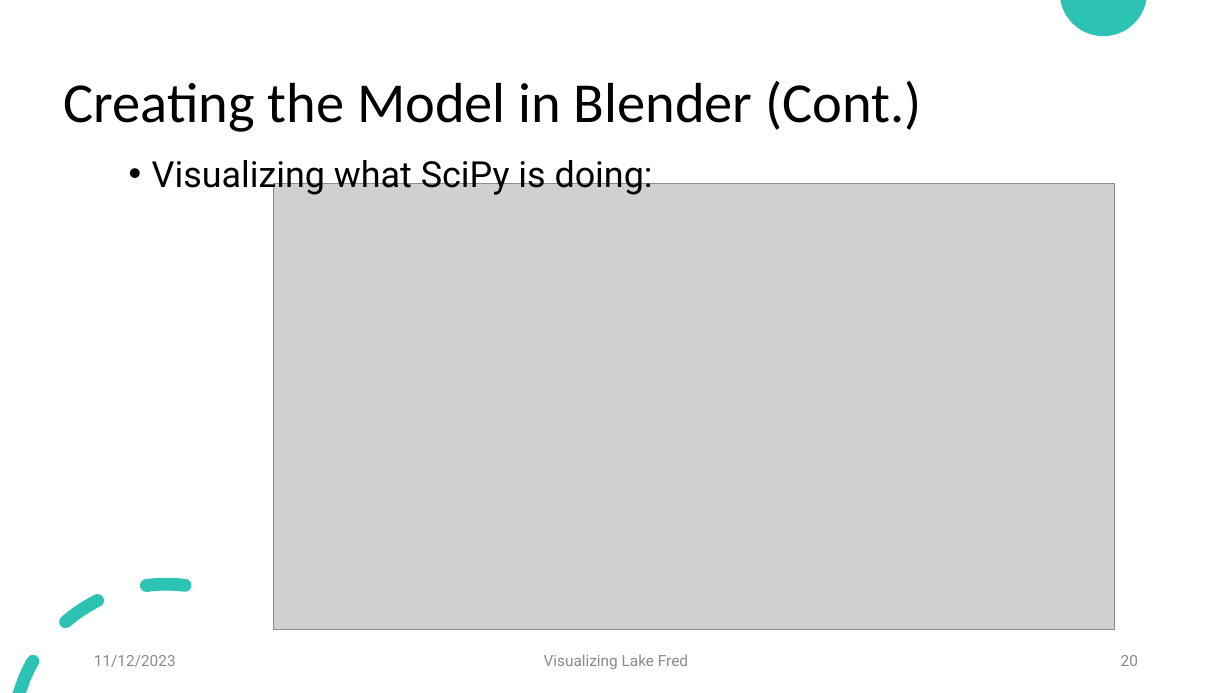
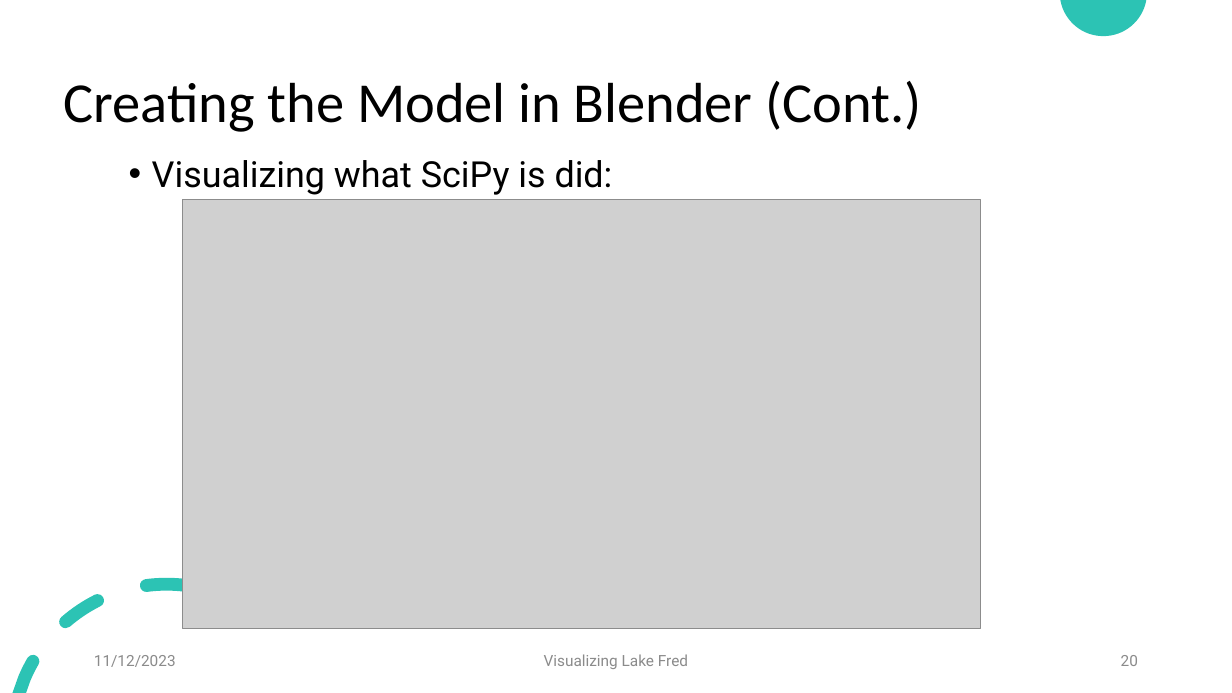
Before and after one commit to Collyz/Lake-Fred, a slide deck: slide 20 of Presentation/Visualizing Lake Fred.pptx. Drawn at 1232x693 pixels with LibreOffice and Linux fonts; fonts in the diff are those of the drawing; grey boxes stand for pictures; background and template pictures are left out. Boxes give left, top, right and bottom in pixels: in the first picture for what was removed or moved away, otherwise in the second. Text is boxed around its words. In the diff, an @@ line names an element or a change of style, - is before the commit and + after.

```diff
--- a/Presentation/Visualizing Lake Fred.pptx
+++ b/Presentation/Visualizing Lake Fred.pptx
@@ text at (152, 160, 613, 195): text changed @@
-• Visualizing what SciPy is doing:
+• Visualizing what SciPy is did:
@@ picture: place and size @@
-picture at (274, 183, 1115, 629)
+picture at (183, 200, 981, 628)
```
Also in this commit, not shown: 2 other slides changed, 1 slide added.
